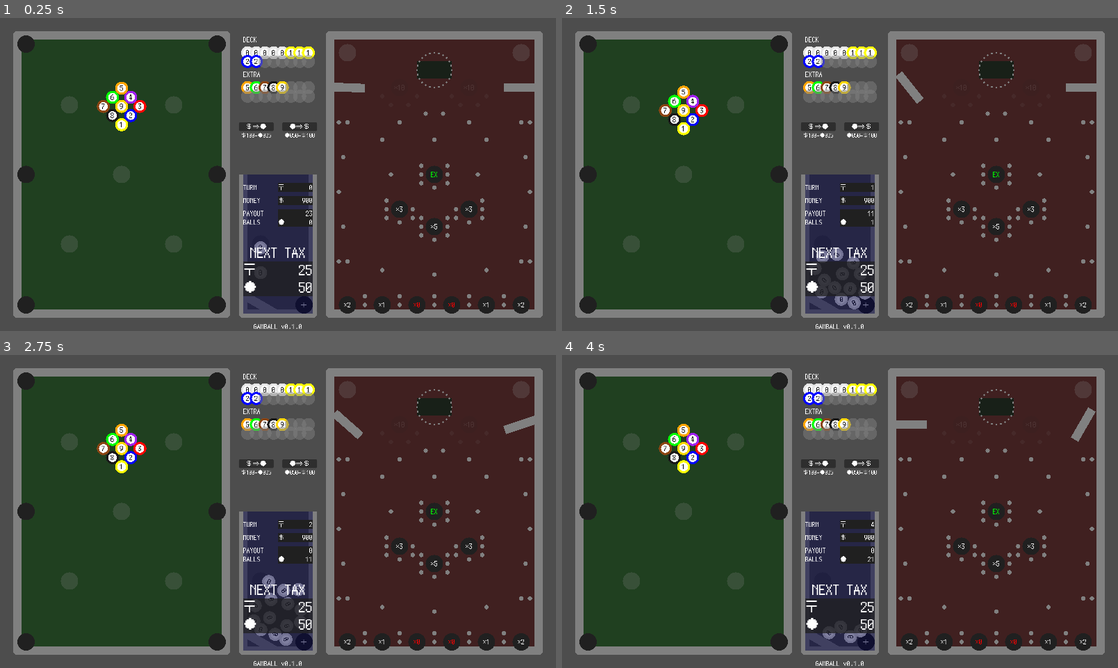
Above: before the commit, frames 1-4 (two rows, left to right).
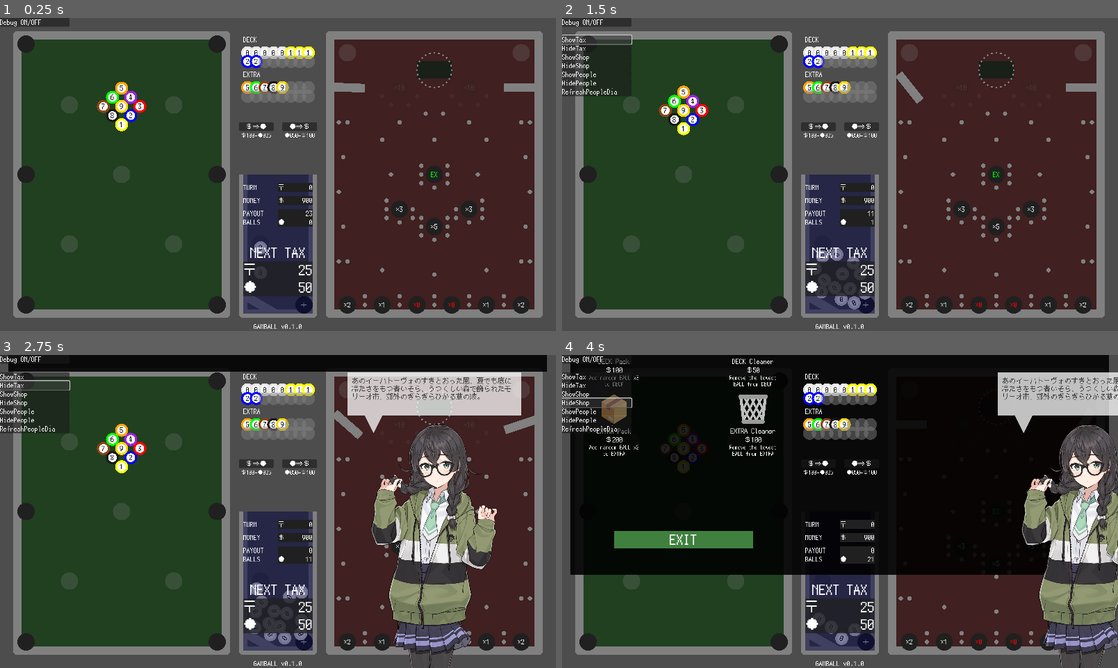
Above: after the commit, the same moments.

Repository: kamikoloss/gamball
Game: Godot game, scene res://scenes/game.tscn
Two runs of this game, one before a commit and one after it. Both use one fixed random seed, a clock stepped at 60 frames per second and the inputs below.
Inputs (mouse positions are in pixels of both pictures, inside the frame that each line leads up to):
- Up to frame 1 (0.25 s): no input
- Up to frame 2 (1.5 s): click (595, 21) at 0.5 s, where only the run after the commit has a clickable "Debug ON/OFF"; click (595, 39) at 1.25 s, where only the run after the commit has a clickable "ShowTax"
- Up to frame 3 (2.75 s): click (33, 386) at 2 s, where only the run after the commit has a clickable "HideTax"
- Up to frame 4 (4 s): click (595, 392) at 2.75 s, where only the run after the commit has a clickable "ShowShop"; click (595, 401) at 3.5 s, where only the run after the commit has a clickable "HideShop"

The runs differ from the first frame. In frame 1, 0.3% of the frame differs, in the area x 0-13%, y 0-3%; in frame 2, 1.2%; in frame 3, 20%; in frame 4, 69%, in the area x 0-100%, y 0-100%.

Commit message:
デバッグ用 UI を追加した

Diff:
--- a/scenes/game.tscn
+++ b/scenes/game.tscn
@@ -15,6 +15,7 @@
 [ext_resource type="PackedScene" uid="uid://b8pf53q8cdbcj" path="res://scenes/product.tscn" id="13_232xx"]
 [ext_resource type="Script" path="res://scripts/game_ui.gd" id="13_aavli"]
 [ext_resource type="Texture2D" uid="uid://cpe6a6v2fx6tg" path="res://images/people/people_0.png" id="14_kq1b1"]
+[ext_resource type="Script" path="res://scripts/game_ui_debug.gd" id="16_cuefl"]
 
 [sub_resource type="RectangleShape2D" id="RectangleShape2D_uhuas"]
 
@@ -2427,3 +2428,150 @@
 text = "GAMBALL v0.1.0"
 horizontal_alignment = 1
 vertical_alignment = 1
+
+[node name="UIDebug" type="Control" parent="." node_paths=PackedStringArray("_debug_button", "_debug_window", "_game", "_game_ui", "_show_tax_button", "_hide_tax_button", "_show_shop_button", "_hide_shop_button", "_show_people_button", "_hide_people_button", "_refresh_people_dialogue_button")]
+layout_mode = 3
+anchors_preset = 0
+script = ExtResource("16_cuefl")
+_debug_button = NodePath("Debug")
+_debug_window = NodePath("DebugWindow")
+_game = NodePath("..")
+_game_ui = NodePath("../UI")
+_show_tax_button = NodePath("DebugWindow/ShowTax")
+_hide_tax_button = NodePath("DebugWindow/HideTax")
+_show_shop_button = NodePath("DebugWindow/ShowShop")
+_hide_shop_button = NodePath("DebugWindow/HideShop")
+_show_people_button = NodePath("DebugWindow/ShowPeople")
+_hide_people_button = NodePath("DebugWindow/HidePeople")
+_refresh_people_dialogue_button = NodePath("DebugWindow/RefreshPeopleDialogue")
+
+[node name="Debug" type="Button" parent="UIDebug"]
+offset_right = 160.0
+offset_bottom = 20.0
+theme_override_fonts/font = ExtResource("10_w3wxc")
+
+[node name="Label" type="Label" parent="UIDebug/Debug"]
+layout_mode = 0
+offset_right = 640.0
+offset_bottom = 80.0
+scale = Vector2(0.25, 0.25)
+theme_override_fonts/font = ExtResource("10_w3wxc")
+theme_override_font_sizes/font_size = 64
+text = "Debug ON/OFF"
+vertical_alignment = 1
+
+[node name="DebugWindow" type="Control" parent="UIDebug"]
+visible = false
+anchors_preset = 0
+
+[node name="ShowTax" type="Button" parent="UIDebug/DebugWindow"]
+offset_top = 40.0
+offset_right = 160.0
+offset_bottom = 60.0
+theme_override_fonts/font = ExtResource("10_w3wxc")
+
+[node name="Label" type="Label" parent="UIDebug/DebugWindow/ShowTax"]
+layout_mode = 0
+offset_right = 640.0
+offset_bottom = 80.0
+scale = Vector2(0.25, 0.25)
+theme_override_fonts/font = ExtResource("10_w3wxc")
+theme_override_font_sizes/font_size = 64
+text = "ShowTax"
+vertical_alignment = 1
+
+[node name="HideTax" type="Button" parent="UIDebug/DebugWindow"]
+offset_top = 60.0
+offset_right = 160.0
+offset_bottom = 80.0
+theme_override_fonts/font = ExtResource("10_w3wxc")
+
+[node name="Label" type="Label" parent="UIDebug/DebugWindow/HideTax"]
+layout_mode = 0
+offset_right = 640.0
+offset_bottom = 80.0
+scale = Vector2(0.25, 0.25)
+theme_override_fonts/font = ExtResource("10_w3wxc")
+theme_override_font_sizes/font_size = 64
+text = "HideTax"
+vertical_alignment = 1
+
+[node name="ShowShop" type="Button" parent="UIDebug/DebugWindow"]
+offset_top = 80.0
+offset_right = 160.0
+offset_bottom = 100.0
+theme_override_fonts/font = ExtResource("10_w3wxc")
+
+[node name="Label" type="Label" parent="UIDebug/DebugWindow/ShowShop"]
+layout_mode = 0
+offset_right = 640.0
+offset_bottom = 80.0
+scale = Vector2(0.25, 0.25)
+theme_override_fonts/font = ExtResource("10_w3wxc")
+theme_override_font_sizes/font_size = 64
+text = "ShowShop"
+vertical_alignment = 1
+
+[node name="HideShop" type="Button" parent="UIDebug/DebugWindow"]
+offset_top = 100.0
+offset_right = 160.0
+offset_bottom = 120.0
+theme_override_fonts/font = ExtResource("10_w3wxc")
+
+[node name="Label" type="Label" parent="UIDebug/DebugWindow/HideShop"]
+layout_mode = 0
+offset_right = 640.0
+offset_bottom = 80.0
+scale = Vector2(0.25, 0.25)
+theme_override_fonts/font = ExtResource("10_w3wxc")
+theme_override_font_sizes/font_size = 64
+text = "HideShop"
+vertical_alignment = 1
+
+[node name="ShowPeople" type="Button" parent="UIDebug/DebugWindow"]
+offset_top = 120.0
+offset_right = 160.0
+offset_bottom = 140.0
+theme_override_fonts/font = ExtResource("10_w3wxc")
+
+[node name="Label" type="Label" parent="UIDebug/DebugWindow/ShowPeople"]
+layout_mode = 0
+offset_right = 640.0
+offset_bottom = 80.0
+scale = Vector2(0.25, 0.25)
+theme_override_fonts/font = ExtResource("10_w3wxc")
+theme_override_font_sizes/font_size = 64
+text = "ShowPeople"
+vertical_alignment = 1
+
+[node name="HidePeople" type="Button" parent="UIDebug/DebugWindow"]
+offset_top = 140.0
+offset_right = 160.0
+offset_bottom = 160.0
+theme_override_fonts/font = ExtResource("10_w3wxc")
+
+[node name="Label" type="Label" parent="UIDebug/DebugWindow/HidePeople"]
+layout_mode = 0
+offset_right = 640.0
+offset_bottom = 80.0
+scale = Vector2(0.25, 0.25)
+theme_override_fonts/font = ExtResource("10_w3wxc")
+theme_override_font_sizes/font_size = 64
+text = "HidePeople"
+vertical_alignment = 1
+
+[node name="RefreshPeopleDialogue" type="Button" parent="UIDebug/DebugWindow"]
+offset_top = 160.0
+offset_right = 160.0
+offset_bottom = 180.0
+theme_override_fonts/font = ExtResource("10_w3wxc")
+
+[node name="Label" type="Label" parent="UIDebug/DebugWindow/RefreshPeopleDialogue"]
+layout_mode = 0
+offset_right = 640.0
+offset_bottom = 80.0
+scale = Vector2(0.25, 0.25)
+theme_override_fonts/font = ExtResource("10_w3wxc")
+theme_override_font_sizes/font_size = 64
+text = "RefreshPeopleDia"
+vertical_alignment = 1
--- a/scripts/game_ui.gd
+++ b/scripts/game_ui.gd
@@ -173,7 +173,11 @@
 
 # People
 func refresh_dialogue_label(dialogue: String) -> void:
-	_dialogue_label.text = dialogue
+	var tween = _get_tween(TweenType.PeopleDialogue)
+	tween.set_trans(Tween.TRANS_QUART).set_ease(Tween.EASE_OUT)
+	tween.tween_property(_dialogue_label, "modulate", Color.TRANSPARENT, 0.2) # 表示を消す
+	tween.tween_callback(func(): _dialogue_label.text = dialogue) # セリフを変える
+	tween.tween_property(_dialogue_label, "modulate", Color.WHITE, 0.2) # 表示を戻す
 
 
 func _refresh_balls_slot(parent_node: Node, level_list: Array[int]) -> void:
--- /dev/null
+++ b/scripts/game_ui_debug.gd
@@ -0,0 +1,38 @@
+class_name GameUiDebug
+extends Control
+
+
+@export var _debug_button: Button
+@export var _debug_window: Control
+
+@export var _game: Game
+@export var _game_ui: GameUi
+
+@export var _show_tax_button: Button
+@export var _hide_tax_button: Button
+@export var _show_shop_button: Button
+@export var _hide_shop_button: Button
+@export var _show_people_button: Button
+@export var _hide_people_button: Button
+@export var _refresh_people_dialogue_button: Button
+
+
+var _dialogue_sample = [
+	"そのころわたくしは、モリーオ市の博物局に勤めて居りました。",
+	"十八等官でしたから役所のなかでも、ずうっと下の方でしたし俸給もほんのわずかでしたが、受持ちが標本の採集や整理で生れ付き好きなことでしたから、わたくしは毎日ずいぶん愉快にはたらきました。",
+	"あのイーハトーヴォのすきとおった風、夏でも底に冷たさをもつ青いそら、うつくしい森で飾られたモリーオ市、郊外のぎらぎらひかる草の波。",
+	"では、わたくしはいつかの小さなみだしをつけながら、しずかにあの年のイーハトーヴォの五月から十月までを書きつけましょう。",
+]
+
+
+func _ready() -> void:
+	_debug_window.visible = false
+
+	_debug_button.pressed.connect(func(): _debug_window.visible = not _debug_window.visible)
+	_show_tax_button.pressed.connect(func(): _game_ui.show_tax_window())
+	_hide_tax_button.pressed.connect(func(): _game_ui.hide_tax_window())
+	_show_shop_button.pressed.connect(func(): _game_ui.show_shop_window())
+	_hide_shop_button.pressed.connect(func(): _game_ui.hide_shop_window())
+	_show_people_button.pressed.connect(func(): _game_ui.show_people_window())
+	_hide_people_button.pressed.connect(func(): _game_ui.hide_people_window())
+	_refresh_people_dialogue_button.pressed.connect(func(): _game_ui.refresh_dialogue_label(_dialogue_sample.pick_random()))
Not shown: 1 places in scenes/game.tscn that only renumber resources
